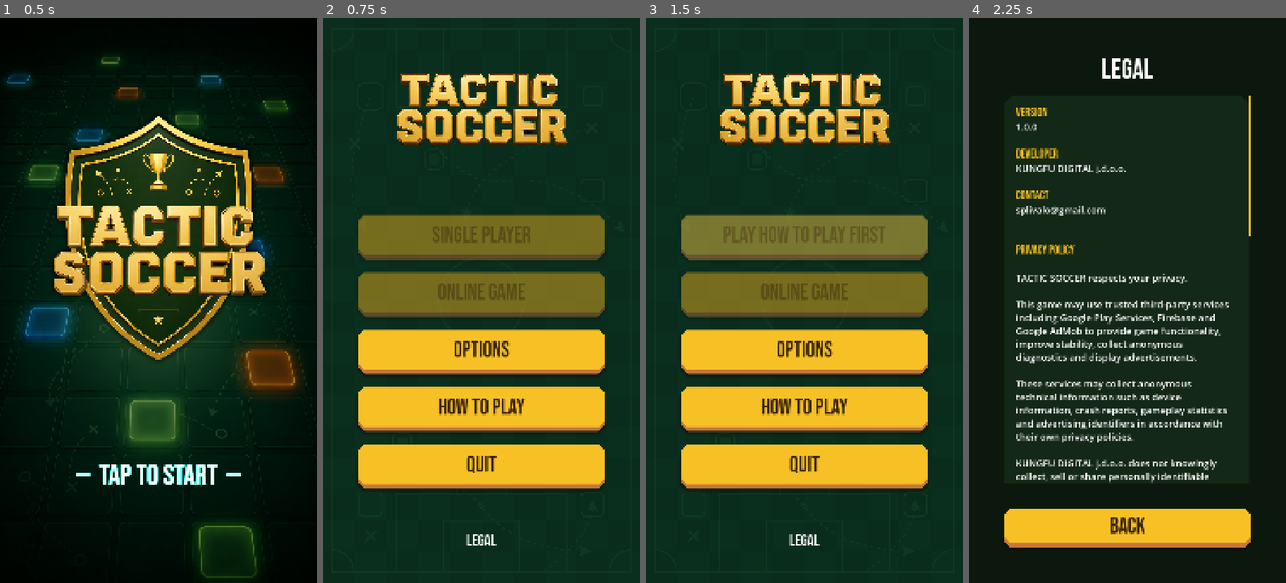
Above: before the commit, frames 1-4 (left to right).
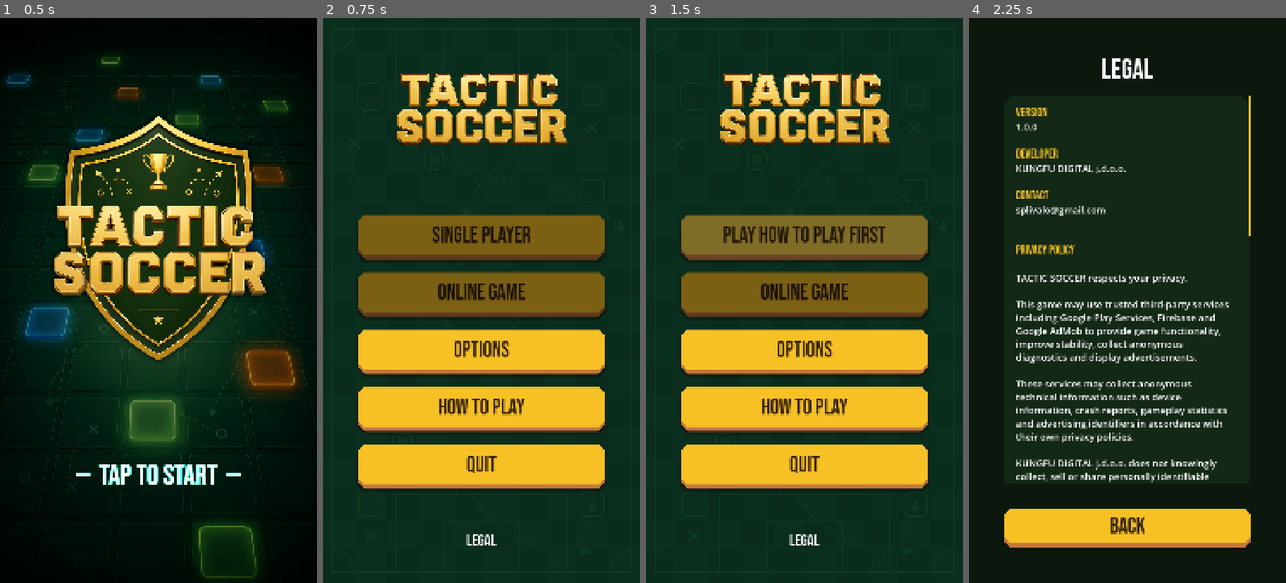
Above: after the commit, the same moments.

Repository: splivalo/tactic_soccer
Game: Godot game, scene res://scenes/ui/splash_screen.tscn
Same seed, same stepped clock (60 frames per second), same inputs: the game is played once before the commit and once after it.
Inputs (mouse positions are in pixels of both pictures, inside the frame that each line leads up to):
- Up to frame 1 (0.5 s): no input
- Up to frame 2 (0.75 s): tap Enter at 0.5 s; move the mouse to (551, 272) at 0.52 s; click (551, 272) at 0.67 s
- Up to frame 3 (1.5 s): click "Single player" at 1.25 s
- Up to frame 4 (2.25 s): click "Legal" at 2 s

Frame 1 is identical in both runs. In frame 2, 1.1% of the frame differs, in the area x 34-66%, y 36-50%; in frame 3, 1.4%, in the area x 24-76%, y 36-50%; in frame 4, nothing differs.

Commit message:
Menu: grey the locked buttons instead of fading them, and acknowledge a tap
The five buttons are identical in main_menu.tscn, so the odd yellow was mine.
The locked pair was dimmed with alpha, which lets the dark background bleed
through a yellow button and turns it muddy — a different yellow rather than
the same button turned down, so the row stopped reading as a set. A multiply
takes the brightness and leaves the hue alone.

And the menu gave no sign a press had landed. How to Play loads the whole
match scene, which takes a visible moment, so people tapped again — and every
extra tap queued another navigation behind the first. The row now goes dim
and stops responding the instant the first press lands, which both
acknowledges it and makes the repeats harmless.

Options and Quit are left out of that: one opens a modal and the other exits,
neither loads anything, so neither can look unresponsive.

Co-Authored-By: Claude Opus 5 <noreply@anthropic.com>

Diff:
--- a/scripts/ui/main_menu.gd
+++ b/scripts/ui/main_menu.gd
@@ -26,11 +26,22 @@
 ## have cost a row on a screen that already carries six buttons and Legal.
 const LOCK_MESSAGE := "Play How to Play first"
 const LOCK_MESSAGE_SECONDS := 2.0
-const LOCK_DIM := 0.45
+
+## Greyed, not faded. This was alpha, which lets the dark background bleed
+## through a yellow button and turns it muddy — so the locked pair read as a
+## DIFFERENT yellow rather than as the same button turned down, and the row
+## stopped looking like a set. A multiply keeps the hue and only takes the
+## brightness.
+const LOCK_DIM := Color(0.5, 0.5, 0.5, 1.0)
 
 var _locked := false
 var _refusing: Button = null
 var _refusing_text := ""
+
+## True once a press has started loading another screen. The match scene takes a
+## visible moment to build, and with nothing acknowledging the tap people press
+## again — which used to queue a second navigation behind the first.
+var _navigating := false
 
 
 func _ready() -> void:
@@ -40,7 +51,7 @@
 	_locked = not Settings.tutorial_seen
 
 	_one_player_button.pressed.connect(func():
-		if _refuse(_one_player_button):
+		if _refuse(_one_player_button) or _leaving():
 			return
 		GameFlow.single_player = true
 		GameFlow.goto(GameFlow.Screen.DIFFICULTY_SELECT))
@@ -53,7 +64,7 @@
 	# a button on the online screen) keeps the two modes consistent and keeps
 	# the online screen from growing yet another button.
 	_online_button.pressed.connect(func():
-		if _refuse(_online_button):
+		if _refuse(_online_button) or _leaving():
 			return
 		GameFlow.single_player = false
 		GameFlow.reset_online()
@@ -71,13 +82,18 @@
 	# rather than in the scene so main_menu.tscn stays as authored.
 	_instructions_button.text = "How to Play"
 	_instructions_button.pressed.connect(func():
+		if _leaving():
+			return
 		GameFlow.reset_online()
 		GameFlow.single_player = false
 		GameFlow.tutorial_mode = true
 		GameFlow.player_formation = []
 		GameFlow.player_side = "HomeTeam"
 		GameFlow.goto(GameFlow.Screen.MATCH))
-	_credits_button.pressed.connect(func(): GameFlow.goto(GameFlow.Screen.LEGAL))
+	_credits_button.pressed.connect(func():
+		if _leaving():
+			return
+		GameFlow.goto(GameFlow.Screen.LEGAL))
 	_quit_button.pressed.connect(func(): get_tree().quit())
 
 	_music_slider.value_changed.connect(Settings.set_music_volume)
@@ -87,6 +103,22 @@
 
 	if _locked:
 		_apply_lock()
+
+
+## True when a screen change is already under way, so the caller should do
+## nothing. The match scene takes a moment to build and the menu gave no sign a
+## tap had landed, so people pressed again — and each press queued another
+## navigation. The whole row goes dim and stops responding the instant the first
+## one lands, which both acknowledges it and makes the repeats harmless.
+func _leaving() -> bool:
+	if _navigating:
+		return true
+	_navigating = true
+	for b in [_one_player_button, _online_button, _instructions_button,
+			_options_button, _credits_button, _quit_button]:
+		b.disabled = true
+		b.modulate = LOCK_DIM
+	return false
 
 
 ## Dims the two closed modes. Nothing is done to How to Play at all: the two
@@ -102,7 +134,7 @@
 ## pressed, and a lock that can't be tapped can't explain itself.
 func _apply_lock() -> void:
 	for b in [_one_player_button, _online_button]:
-		b.modulate.a = LOCK_DIM
+		b.modulate = LOCK_DIM
 
 
 ## True when the press was a locked one and has been answered — the caller must
